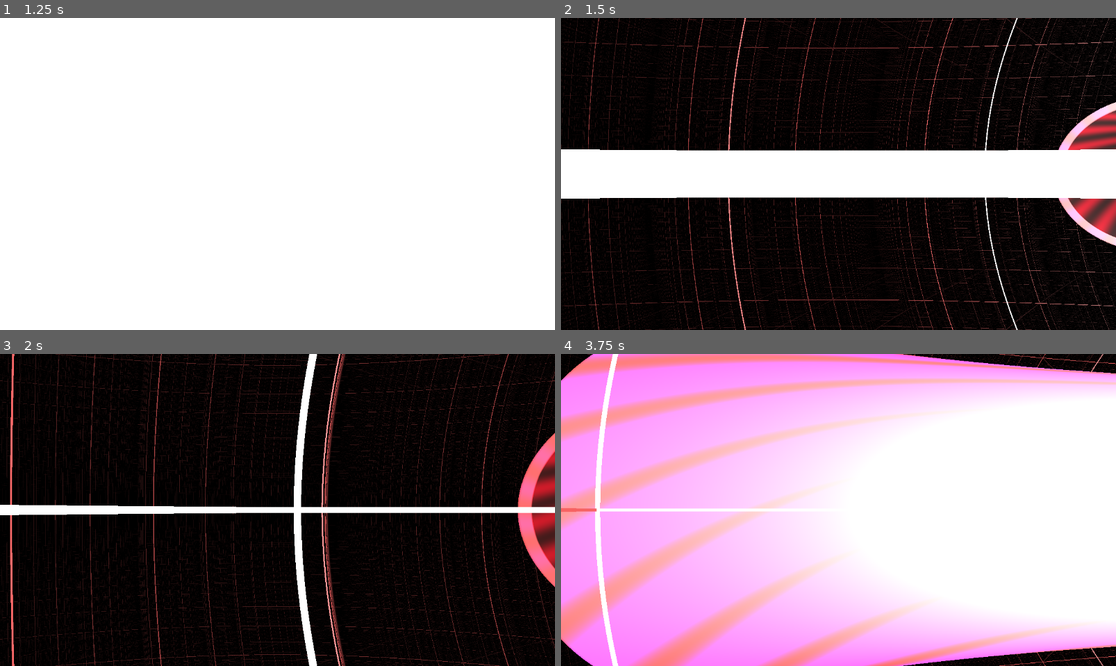
Above: before the commit, frames 1-4 (two rows, left to right).
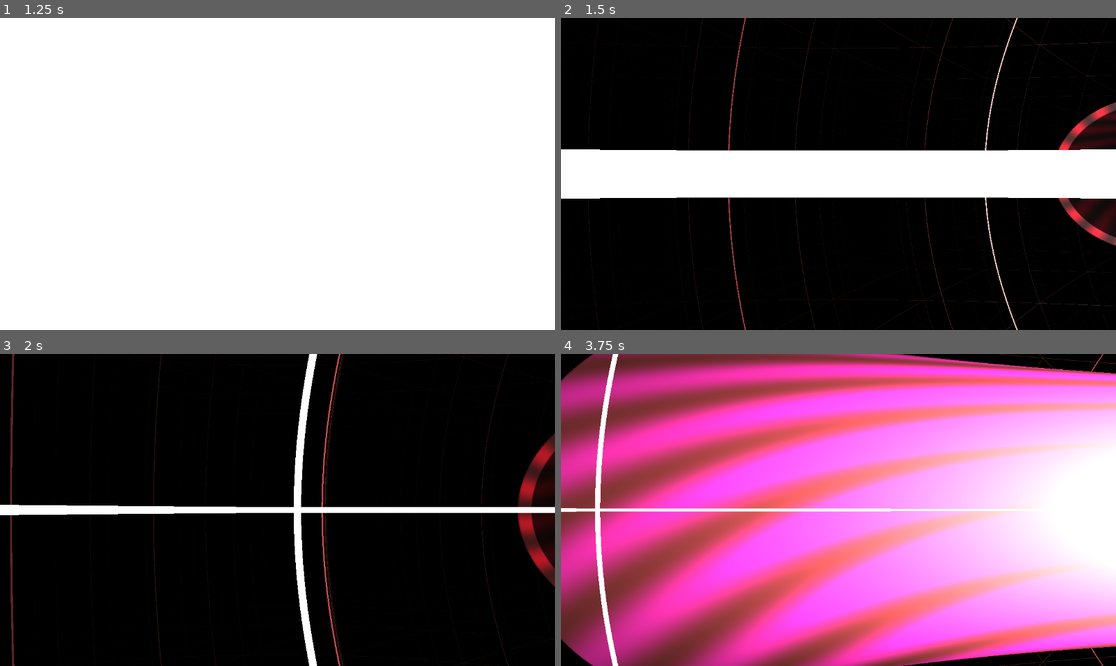
Above: after the commit, the same moments.

Repository: liggxibbler/godot_relativity
Game: Godot game, scene res://first.tscn
Same seed, same stepped clock (60 frames per second), same inputs: the game is played once before the commit and once after it.
Inputs:
- Up to frame 1 (1.25 s): tap Enter at 0.5 s; hold D (BoostRight) from 0.53 s (still down); tap Tab (ToggleRetardation) at 0.6 s
- Up to frame 2 (1.5 s): tap Space (SlowDown) at 1.25 s; release D (BoostRight) at 1.28 s; hold S (BoostBack) from 1.28 s (still down); tap Tab (ToggleRetardation) at 1.35 s
- Up to frame 3 (2 s): keep holding S (BoostBack)
- Up to frame 4 (3.75 s): release S (BoostBack) at 2.03 s; hold D (BoostRight) 2.03-2.78 s; tap Tab (ToggleRetardation) at 2.1, 2.85, 3.6 s; hold W (BoostForward) 2.78-3.53 s; hold A (BoostLeft) from 3.53 s (still down)

Frame 1 is identical in both runs. In frame 2, 9.6% of the frame differs, in the area x 0-100%, y 0-100%; in frame 3, 10%; in frame 4, 90%.

Commit message:
Did some cleanup and compartmentalization:
- Split camera/render and simulation/physics code into separate scripts
- Added global script
- Removed unused variables and functions from shaders and scripts

Diff:
--- a/first.tscn
+++ b/first.tscn
@@ -1,20 +1,20 @@
-[gd_scene load_steps=4 format=3 uid="uid://db6jn55m60rc0"]
+[gd_scene load_steps=5 format=3 uid="uid://db6jn55m60rc0"]
 
 [ext_resource type="Shader" path="res://Shaders/relativity.gdshader" id="1_dylw1"]
-[ext_resource type="Script" path="res://relativity.gd" id="2_su37p"]
+[ext_resource type="Script" path="res://shader_handler.gd" id="2_su37p"]
+[ext_resource type="Script" path="res://physics_handler.gd" id="3_38nkm"]
 
 [sub_resource type="ShaderMaterial" id="ShaderMaterial_7y63f"]
 shader = ExtResource("1_dylw1")
 shader_parameter/transformMatrix = null
 shader_parameter/fourvel = null
 shader_parameter/uposition = null
-shader_parameter/boost = null
 shader_parameter/viewForward = null
 shader_parameter/viewUp = null
 shader_parameter/viewRight = null
-shader_parameter/orientation = null
 shader_parameter/iResolution = null
 shader_parameter/enemyPosition = null
+shader_parameter/projectionDistance = null
 
 [node name="Node3D" type="Node3D"]
 
@@ -30,3 +30,6 @@
 anchor_bottom = 1.0
 grow_horizontal = 2
 grow_vertical = 2
+
+[node name="PhysicsHandler" type="Node" parent="."]
+script = ExtResource("3_38nkm")
--- /dev/null
+++ b/global.gd
@@ -0,0 +1,15 @@
+extends Node
+
+class Sim:
+	var uposition : Vector4 = Vector4(0,0,0,0)
+	var fourvel : Vector4 = Vector4(0,0,0,1)
+	var transform_matrix : Projection = Projection.IDENTITY
+
+class View:
+	var projectionDistance : float = 1.0
+	var Forward : Vector3 = Vector3(1,0,0)
+	var Up : Vector3 = Vector3(0,1,0)
+	var Right : Vector3 = Vector3(0,0,1)
+
+class Gameplay:
+	var enemyPosition : Vector4 = Vector4.ZERO
--- /dev/null
+++ b/physics_handler.gd
@@ -0,0 +1,157 @@
+extends Node
+
+var sim : Global.Sim
+var view : Global.View
+var gameplay : Global.Gameplay
+
+var maxBoostSize = 1.5
+
+var lookSpeed = 1.0
+
+var time_scale = 1.0
+var speedOfLight = 1.0
+var retardation = true
+
+func gamma_operator(beta) -> float:
+		return pow(1 - beta * beta, -.5)
+
+func lorentz(v : Vector4, c) -> Projection:
+	var speed = v.length()
+	var beta = speed / c
+	var gamma = gamma_operator(beta)
+
+	var v2 = speed * speed
+
+	var row1 = Vector4(1 + (gamma - 1) * v[0] * v[0] / v2, (gamma - 1) * v[0] * v[1] / v2, (gamma - 1) * v[0] * v[2] / v2, -gamma * v[0] / c)
+	var row2 = Vector4((gamma - 1) * v[1] * v[1] / v2, 1 + (gamma - 1) * v[1] * v[1] / v2, (gamma - 1) * v[1] * v[2] / v2, -gamma * v[1] / c)
+	var row3 = Vector4((gamma - 1) * v[2] * v[0] / v2, (gamma - 1) * v[2] * v[1] / v2, 1 + (gamma - 1) * v[2] * v[2] / v2, -gamma * v[2] / c)
+	var row4 = Vector4(-gamma * v[0] / c, -gamma * v[1] / c, -gamma * v[2] / c, gamma)
+
+	return Projection(row1, row2, row3, row4)
+
+func handle_physics(dt: float, input_boost : Vector4, c : float) -> void:
+	if input_boost != Vector4.ZERO:
+		input_boost = input_boost / sim.fourvel.w
+		var boost = lorentz(-input_boost * dt, c)
+		sim.transform_matrix = sim.transform_matrix * boost
+		sim.fourvel = sim.transform_matrix * Vector4(0,0,0,1)
+
+	gameplay.enemyPosition.y = 5*cos(sim.uposition.w)
+	gameplay.enemyPosition.z = 5*sin(sim.uposition.w)
+
+	sim.uposition += sim.fourvel * dt
+
+func _ready() -> void:
+	sim = Global.Sim.new()
+	view = Global.View.new()
+	gameplay = Global.Gameplay.new()
+
+# Called every frame. 'delta' is the elapsed time since the previous frame.
+func _process(delta: float) -> void:
+
+	if Input.is_action_just_pressed("Exit"):
+		get_tree().quit()
+
+	if Input.is_action_just_pressed("ToggleRetardation"):
+		toggle_retardation()
+
+	view.projectionDistance += Input.get_axis("DecreaseZoom", "IncreaseZoom") * delta
+
+	$"../Camera2D".update_resolution(retardation)
+
+	if is_instant_braking:
+		instant_brake(delta)
+
+	var delta_scaled = delta
+
+	if Input.is_action_pressed("SlowDown"):
+		slow_down(delta)
+	else:
+		speed_up(delta)
+
+	delta_scaled /= time_scale
+
+	var boostBackForward = Input.get_axis("BoostBack", "BoostForward")
+	var boostLeftRight = Input.get_axis("BoostLeft", "BoostRight")
+	var boostUpDown = Input.get_axis("BoostDown", "BoostUp")
+	var boostVector = boostBackForward * view.Forward + boostLeftRight * view.Right + boostUpDown * view.Up
+	boostVector *= maxBoostSize
+
+	if Input.is_action_just_pressed("InstantBrake"):
+		instant_brake(delta_scaled);
+
+	handle_physics(
+		delta_scaled,
+		Vector4(boostVector.x, boostVector.y, boostVector.z, 0.0),
+		speedOfLight
+	)
+
+	view.Forward += delta * lookSpeed * Input.get_axis("LookLeft", "LookRight") * view.Right
+	view.Forward += delta * lookSpeed * Input.get_axis("LookDown", "LookUp") * view.Up
+
+	view.Forward = view.Forward.normalized()
+
+	view.Up = view.Right.cross(view.Forward)
+	view.Up = view.Up.normalized()
+	view.Right = view.Forward.cross(view.Up)
+
+	var dutchAmount = delta * lookSpeed * Input.get_axis("DutchLeft", "DutchRight")
+	var newRight = cos(dutchAmount) * view.Right - sin(dutchAmount) * view.Up
+	var newUp = sin(dutchAmount) * view.Right + cos(dutchAmount) * view.Up
+	view.Right = newRight
+	view.Up = newUp
+
+	$"../Camera2D".update_shader_values(sim, view, gameplay)
+
+func slow_down(delta : float):
+	if time_scale < 10.0:
+		time_scale *= (1 + delta * 5.0)
+	else:
+		time_scale = 10.0
+
+func speed_up(delta : float):
+	if (time_scale > 1.0):
+		time_scale *= (1 - delta * 5.0)
+	else:
+		time_scale = 1.0
+
+func toggle_retardation():
+	retardation = not retardation
+
+func Rotate2D(vec : Vector2, angle : float) -> Vector2:
+	var T = Transform2D(
+		Vector2(cos(angle),sin(angle)),
+		Vector2(-sin(angle), cos(angle)),
+		Vector2.ZERO
+	)
+	return T * vec
+
+var is_instant_braking = false
+var instant_brake_duration = 2.0
+var instant_brake_timer = -1.0
+var starting_matrix : Projection
+var starting_fourvel : Vector4
+
+func instant_brake(delta_time : float):
+	if not is_instant_braking:
+		is_instant_braking = true
+		instant_brake_timer = instant_brake_duration
+		starting_matrix = sim.transform_matrix
+		starting_fourvel = sim.fourvel
+	if is_instant_braking:
+		instant_brake_timer -= delta_time
+		if instant_brake_timer < 0:
+			instant_brake_timer = 0.0
+			is_instant_braking = false
+		var alpha = 1 - instant_brake_timer / instant_brake_duration
+		var x = starting_matrix.x
+		var y = starting_matrix.y
+		var z = starting_matrix.z
+		var w = starting_matrix.w
+		#print ("braking", alpha, x, y, z, w)
+		x=x.lerp(Vector4(1.0,0.0,0.0,0.0), alpha)
+		y=y.lerp(Vector4(0.0,1.0,0.0,0.0), alpha)
+		z=z.lerp(Vector4(0.0,0.0,1.0,0.0), alpha)
+		w=w.lerp(Vector4(0.0,0.0,0.0,1.0), alpha)
+		sim.transform_matrix = Projection(x,y,z,w)
+		sim.fourvel = starting_fourvel.lerp(Vector4(0,0,0,1), alpha)
--- a/project.godot
+++ b/project.godot
@@ -14,6 +14,10 @@
 run/main_scene="res://first.tscn"
 config/features=PackedStringArray("4.3", "Forward Plus")
 config/icon="res://icon.svg"
+
+[autoload]
+
+Global="*res://global.gd"
 
 [input]
 
@@ -110,3 +114,12 @@
 , Object(InputEventJoypadButton,"resource_local_to_scene":false,"resource_name":"","device":-1,"button_index":4,"pressure":0.0,"pressed":true,"script":null)
 ]
 }
+DecreaseZoom={
+"deadzone": 0.5,
+"events": [Object(InputEventJoypadButton,"resource_local_to_scene":false,"resource_name":"","device":-1,"button_index":12,"pressure":0.0,"pressed":true,"script":null)
+]
+}
+IncreaseZoom={
+"deadzone": 0.5,
+"events": []
+}
--- a/relativity.gd
+++ /dev/null
@@ -1,208 +0,0 @@
-extends Camera2D
-
-var surface_material
-
-var orientation = Vector3(0.0, 0.0, 0.0)
-var uposition = Vector4.ZERO
-var fourvel = Vector4(0,0,0,1)
-var boost = Vector4.ZERO
-var transform_matrix = Projection.IDENTITY
-var view2d = Vector2(0.5,0.5)
-var viewForward = Vector3(1,0,0)
-var viewUp = Vector3(0,1,0)
-var viewRight = Vector3(0,0,1)
-
-var enemyPosition = Vector4(0,0,0,1)
-
-var maxBoostSize = 1.5
-
-var lookSpeed = 1.0
-
-var shader_transformMatrix
-var shader_position
-var shader_orientation
-var shader_fourvel
-var shader_boost
-var shader_iResolution
-var shader_view2d
-var shader_viewForward
-var shader_viewUp
-var shader_viewRight
-var shader_enemyPosition
-
-var time_scale = 1.0
-var speedOfLight = 1.0
-var retardation = true
-
-# Called when the node enters the scene tree for the first time.
-func _ready() -> void:
-	surface_material = $CanvasLayer/ColorRect.get_material()
-
-	shader_transformMatrix = StringName("transformMatrix")
-	shader_fourvel = StringName("fourvel")
-	shader_position = StringName("uposition")
-	shader_boost = StringName("boost")
-	shader_orientation = StringName("orientation")
-	shader_iResolution = StringName("iResolution")
-	shader_view2d = StringName("view2d")
-	shader_viewForward = StringName("viewForward")
-	shader_viewUp = StringName("viewUp")
-	shader_viewRight = StringName("viewRight")
-	shader_enemyPosition = StringName("enemyPosition")
-
-	update_resolution()
-
-func gamma_operator(beta) -> float:
-		return pow(1 - beta * beta, -.5)
-
-func lorentz(v : Vector4, c) -> Projection:
-	var speed = v.length()
-	var beta = speed / c
-	var gamma = gamma_operator(beta)
-
-	var v2 = speed * speed
-
-	var row1 = Vector4(1 + (gamma - 1) * v[0] * v[0] / v2, (gamma - 1) * v[0] * v[1] / v2, (gamma - 1) * v[0] * v[2] / v2, -gamma * v[0] / c)
-	var row2 = Vector4((gamma - 1) * v[1] * v[1] / v2, 1 + (gamma - 1) * v[1] * v[1] / v2, (gamma - 1) * v[1] * v[2] / v2, -gamma * v[1] / c)
-	var row3 = Vector4((gamma - 1) * v[2] * v[0] / v2, (gamma - 1) * v[2] * v[1] / v2, 1 + (gamma - 1) * v[2] * v[2] / v2, -gamma * v[2] / c)
-	var row4 = Vector4(-gamma * v[0] / c, -gamma * v[1] / c, -gamma * v[2] / c, gamma)
-
-	return Projection(row1, row2, row3, row4)
-
-func handle_physics(dt: float, input_boost : Vector4, c : float) -> void:
-	if input_boost != Vector4.ZERO:
-		input_boost = input_boost / fourvel.w
-		boost = lorentz(-input_boost * dt, c)
-		transform_matrix = transform_matrix * boost
-		fourvel = transform_matrix * Vector4(0,0,0,1)
-
-	enemyPosition.y = 5*cos(uposition.w)
-	enemyPosition.z = 5*sin(uposition.w)
-
-	uposition += fourvel * dt
-
-func update_shader_values() -> void:
-	surface_material.set_shader_parameter(shader_position, uposition)
-	surface_material.set_shader_parameter(shader_fourvel, fourvel)
-	surface_material.set_shader_parameter(shader_orientation, orientation)
-	surface_material.set_shader_parameter(shader_boost, boost)
-	surface_material.set_shader_parameter(shader_transformMatrix, transform_matrix)
-	surface_material.set_shader_parameter(shader_view2d, view2d)
-	surface_material.set_shader_parameter(shader_viewForward, viewForward)
-	surface_material.set_shader_parameter(shader_viewUp, viewUp)
-	surface_material.set_shader_parameter(shader_viewRight, viewRight)
-	surface_material.set_shader_parameter(shader_enemyPosition, enemyPosition)
-
-# Called every frame. 'delta' is the elapsed time since the previous frame.
-func _process(delta: float) -> void:
-
-	if Input.is_action_just_pressed("ToggleRetardation"):
-		toggle_retardation()
-
-	update_resolution()
-
-	if is_instant_braking:
-		instant_brake(delta)
-
-	var c = cos(.1*delta)
-	var s = sin(.1*delta)
-	orientation = Vector3(c*orientation.x-s*orientation.y,
-	s*orientation.x+c*orientation.y,0);
-
-	var delta_scaled = delta
-
-	if Input.is_action_pressed("SlowDown"):
-		slow_down(delta)
-	else:
-		speed_up(delta)
-
-	delta_scaled /= time_scale
-
-	var boostBackForward = Input.get_axis("BoostBack", "BoostForward")
-	var boostLeftRight = Input.get_axis("BoostLeft", "BoostRight")
-	var boostUpDown = Input.get_axis("BoostDown", "BoostUp")
-	var boostVector = boostBackForward * viewForward + boostLeftRight * viewRight +	boostUpDown * viewUp
-	boostVector *= maxBoostSize
-
-	if Input.is_action_just_pressed("InstantBrake"):
-		instant_brake(delta_scaled);
-
-	handle_physics(
-		delta_scaled,
-		Vector4(boostVector.x, boostVector.y, boostVector.z, 0.0),
-		speedOfLight
-	)
-
-	viewForward += delta * lookSpeed * Input.get_axis("LookLeft", "LookRight") * viewRight
-	viewForward += delta * lookSpeed * Input.get_axis("LookDown", "LookUp") * viewUp
-
-	viewForward = viewForward.normalized()
-
-	viewUp = viewRight.cross(viewForward)
-	viewUp = viewUp.normalized()
-	viewRight = viewForward.cross(viewUp)
-
-	var dutchAmount = delta * lookSpeed * Input.get_axis("DutchLeft", "DutchRight")
-	var newRight = cos(dutchAmount) * viewRight - sin(dutchAmount) * viewUp
-	var newUp = sin(dutchAmount) * viewRight + cos(dutchAmount) * viewUp
-	viewRight = newRight
-	viewUp = newUp
-
-	update_shader_values()
-
-func slow_down(delta : float):
-	if time_scale < 10.0:
-		time_scale *= (1 + delta * 5.0)
-	else:
-		time_scale = 10.0
-
-func speed_up(delta : float):
-	if (time_scale > 1.0):
-		time_scale *= (1 - delta * 5.0)
-	else:
-		time_scale = 1.0
-
-func toggle_retardation():
-	retardation = not retardation
-
-func Rotate2D(vec : Vector2, angle : float) -> Vector2:
-	var T = Transform2D(
-		Vector2(cos(angle),sin(angle)),
-		Vector2(-sin(angle), cos(angle)),
-		Vector2.ZERO
-	)
-	return T * vec
-
-var is_instant_braking = false
-var instant_brake_duration = 2.0
-var instant_brake_timer = -1.0
-var starting_matrix : Projection
-var starting_fourvel : Vector4
-
-func instant_brake(delta_time : float):
-	if not is_instant_braking:
-		is_instant_braking = true
-		instant_brake_timer = instant_brake_duration
-		starting_matrix = transform_matrix
-		starting_fourvel = fourvel
-	if is_instant_braking:
-		instant_brake_timer -= delta_time
-		if instant_brake_timer < 0:
-			instant_brake_timer = 0.0
-			is_instant_braking = false
-		var alpha = 1 - instant_brake_timer / instant_brake_duration
-		var x = starting_matrix.x
-		var y = starting_matrix.y
-		var z = starting_matrix.z
-		var w = starting_matrix.w
-		#print ("braking", alpha, x, y, z, w)
-		x=x.lerp(Vector4(1.0,0.0,0.0,0.0), alpha)
-		y=y.lerp(Vector4(0.0,1.0,0.0,0.0), alpha)
-		z=z.lerp(Vector4(0.0,0.0,1.0,0.0), alpha)
-		w=w.lerp(Vector4(0.0,0.0,0.0,1.0), alpha)
-		transform_matrix = Projection(x,y,z,w)
-		fourvel = starting_fourvel.lerp(Vector4(0,0,0,1), alpha)
-
-func update_resolution():
-	var resolution = Vector3(get_viewport().size.x, get_viewport().size.y, retardation)
-	surface_material.set_shader_parameter(shader_iResolution, resolution)
--- /dev/null
+++ b/shader_handler.gd
@@ -0,0 +1,54 @@
+extends Camera2D
+
+var surface_material
+
+var resolution = Vector2.ZERO
+
+var shader_transformMatrix
+var shader_position
+var shader_orientation
+var shader_fourvel
+var shader_boost
+var shader_iResolution
+var shader_view2d
+var shader_viewForward
+var shader_viewUp
+var shader_viewRight
+var shader_enemyPosition
+var shader_projectionDistance
+
+# Called when the node enters the scene tree for the first time.
+func _ready() -> void:
+	surface_material = $CanvasLayer/ColorRect.get_material()
+
+	shader_transformMatrix = StringName("transformMatrix")
+	shader_fourvel = StringName("fourvel")
+	shader_position = StringName("uposition")
+	shader_boost = StringName("boost")
+	shader_orientation = StringName("orientation")
+	shader_iResolution = StringName("iResolution")
+	shader_view2d = StringName("view2d")
+	shader_viewForward = StringName("viewForward")
+	shader_viewUp = StringName("viewUp")
+	shader_viewRight = StringName("viewRight")
+	shader_enemyPosition = StringName("enemyPosition")
+	shader_projectionDistance = StringName("projectionDistance")
+
+	update_resolution(1.0)
+
+func update_shader_values(sim : Global.Sim, view : Global.View, gameplay : Global.Gameplay) -> void:
+	surface_material.set_shader_parameter(shader_iResolution, resolution)
+
+	surface_material.set_shader_parameter(shader_position, sim.uposition)
+	surface_material.set_shader_parameter(shader_fourvel, sim.fourvel)
+	surface_material.set_shader_parameter(shader_transformMatrix, sim.transform_matrix)
+
+	surface_material.set_shader_parameter(shader_projectionDistance, view.projectionDistance)
+	surface_material.set_shader_parameter(shader_viewForward, view.Forward)
+	surface_material.set_shader_parameter(shader_viewUp, view.Up)
+	surface_material.set_shader_parameter(shader_viewRight, view.Right)
+
+	surface_material.set_shader_parameter(shader_enemyPosition, gameplay.enemyPosition)
+
+func update_resolution(retardation : float):
+	resolution = Vector3(get_viewport().size.x, get_viewport().size.y, retardation)
Not shown, changed: Shaders/raymarch.gdshaderinc
